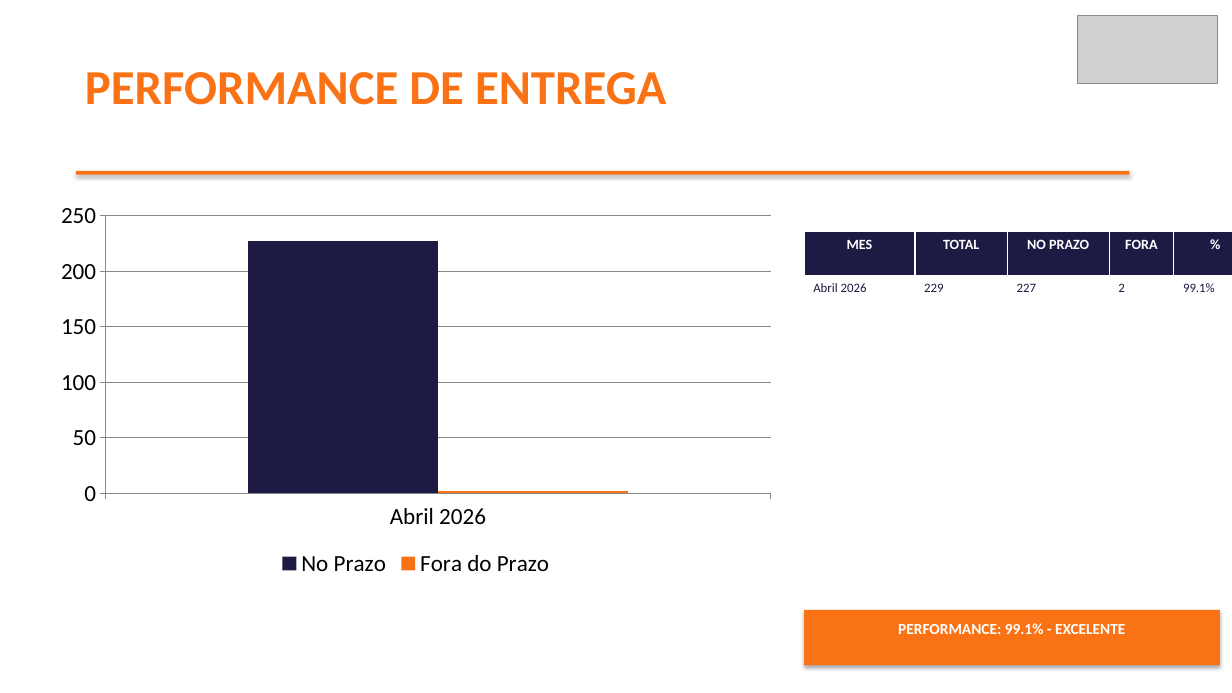
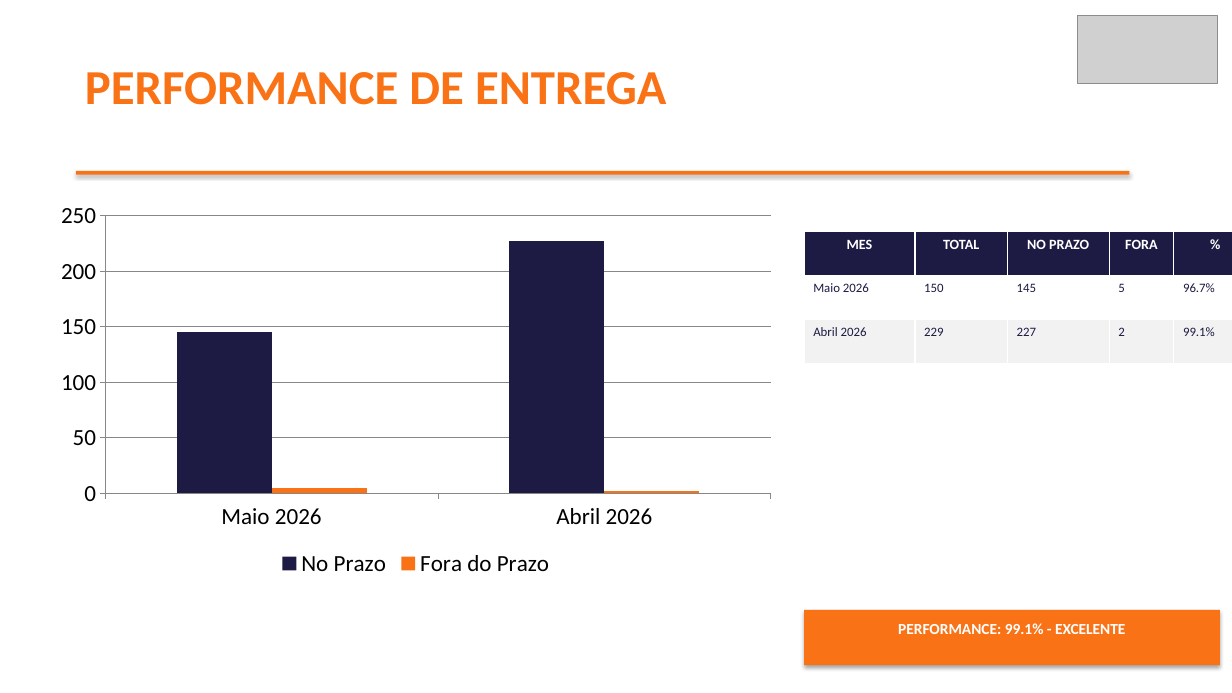
Before and after one commit to brendaelicia-sketch/PortoEX, a slide deck: slide 3 of PEX_LOGISTICA_INTEGRADA_LTDA.pptx. Drawn at 1232x693 pixels with LibreOffice and Linux fonts; fonts in the diff are those of the drawing; grey boxes stand for pictures. Boxes give left, top, right and bottom in pixels: in the first picture for what was removed or moved away, otherwise in the second. Text is boxed around its words. In the diff, an @@ line names an element or a change of style, - is before the commit and + after.

```diff
--- a/PEX_LOGISTICA_INTEGRADA_LTDA.pptx
+++ b/PEX_LOGISTICA_INTEGRADA_LTDA.pptx
@@ column chart at [46, 194, 786, 582] @@
-categories: Abril 2026
+categories: Maio 2026, Abril 2026
-No Prazo: 227
+No Prazo: 145, 227
-Fora do Prazo: 2
+Fora do Prazo: 5, 2
@@ table at [804, 231, 1232, 364] @@
+row 2: Maio 2026 | 150 | 145 | 5 | 96.7%
```
Also in this commit, not shown: 1 other slide changed, 20 other files.
